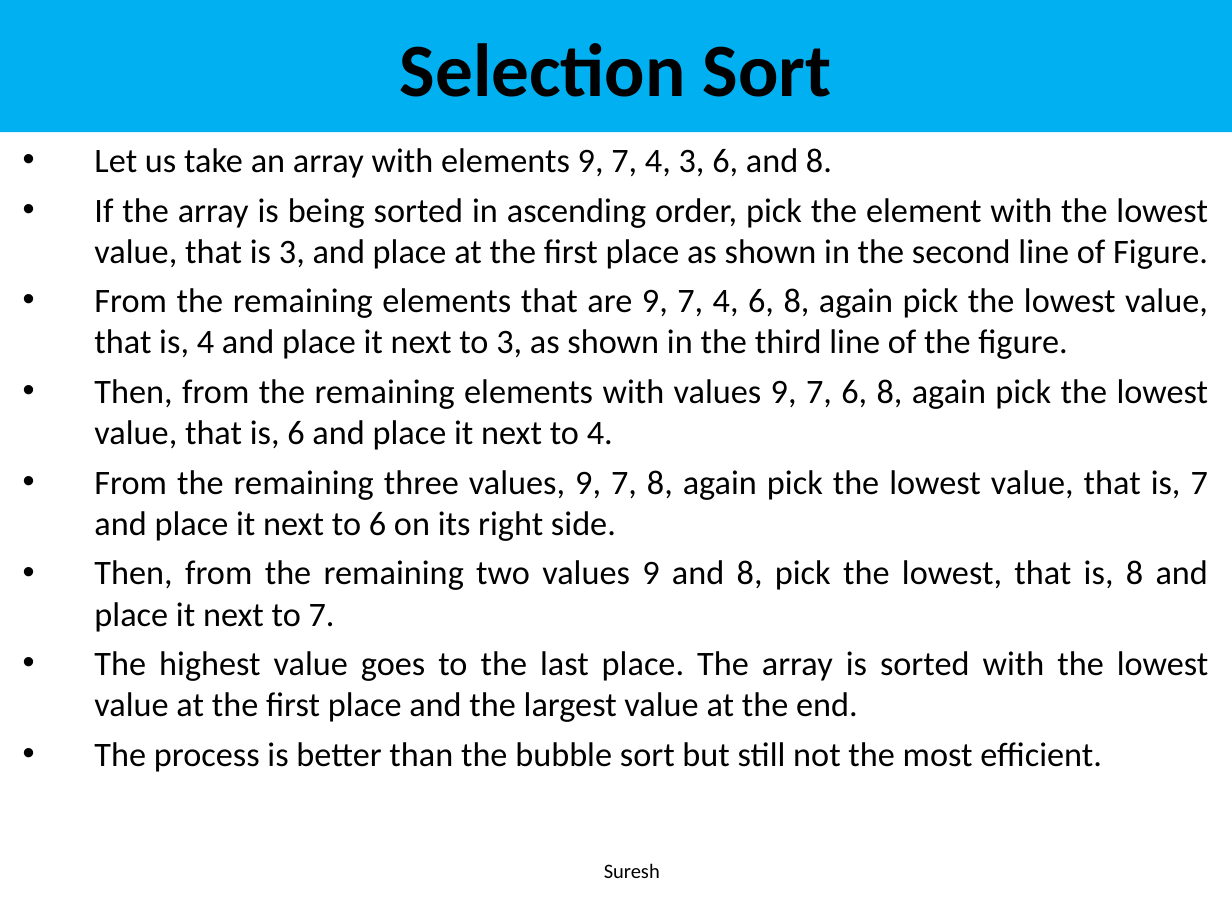
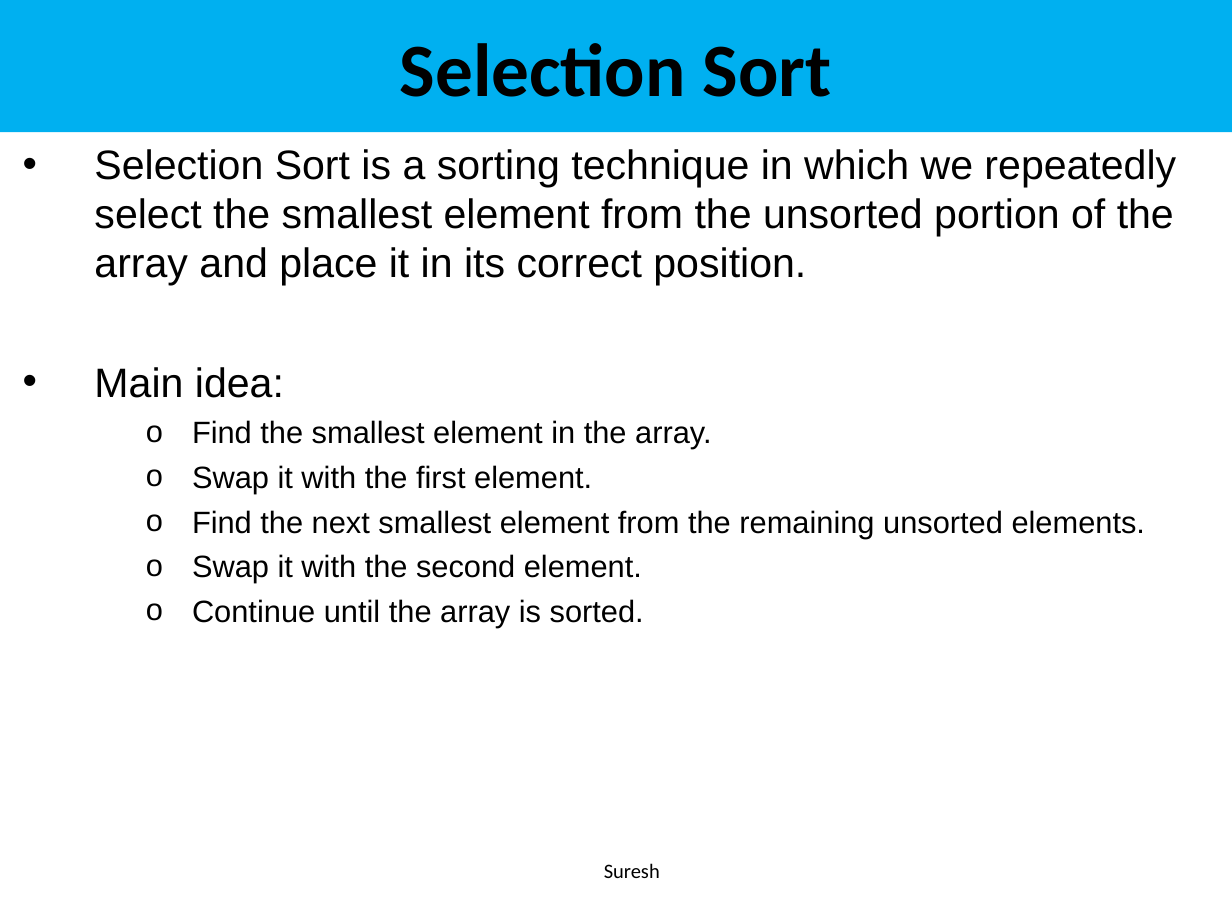
Before and after one commit to karthikeyamajeti/Oops-Through-Java, a slide deck: slide 25 of Notes_PPT/UNIT - 3/UNIT 3 Arrays PPT.ppt (slide 27 before the commit). Drawn at 1232x924 pixels with LibreOffice and Linux fonts; fonts in the diff are those of the drawing. Boxes give left, top, right and bottom in pixels: in the first picture for what was removed or moved away, otherwise in the second. Text is boxed around its words. In the diff, an @@ line names an element or a change of style, - is before the commit and + after.

```diff
--- a/Notes_PPT/UNIT - 3/UNIT 3 Arrays PPT.ppt
+++ b/Notes_PPT/UNIT - 3/UNIT 3 Arrays PPT.ppt
@@ subtitle at (x1=94, y1=149, x2=1176, y2=628): text changed; size 20 to 18 pt; font Calibri to Arial @@
-• Let us take an array with elements 9, 7, 4, 3, 6, and 8.
-• If the array is being sorted in ascending order, pick the element with the lowest value, that is 3, and place at the first place as shown in the second line of Figure.
-• From the remaining elements that are 9, 7, 4, 6, 8, again pick the lowest value, that is, 4 and place it next to 3, as shown in the third line of the figure.
-• Then, from the remaining elements with values 9, 7, 6, 8, again pick the lowest value, that is, 6 and place it next to 4.
-• From the remaining three values, 9, 7, 8, again pick the lowest value, that is, 7 and place it next to 6 on its right side.
-• Then, from the remaining two values 9 and 8, pick the lowest, that is, 8 and place it next to 7.
-• The highest value goes to the last place. The array is sorted with the lowest value at the first place and the largest value at the end.
-• The process is better than the bubble sort but still not the most efficient.
+• Selection Sort is a sorting technique in which we repeatedly select the smallest element from the unsorted portion of the array and place it in its correct position.
+• Main idea:
+    o Find the smallest element in the array.
+    o Swap it with the first element.
+    o Find the next smallest element from the remaining unsorted elements.
+    o Swap it with the second element.
+    o Continue until the array is sorted.
```
Also in this commit, not shown: 1 other slide changed, 9 slides added, 7 slides removed.
